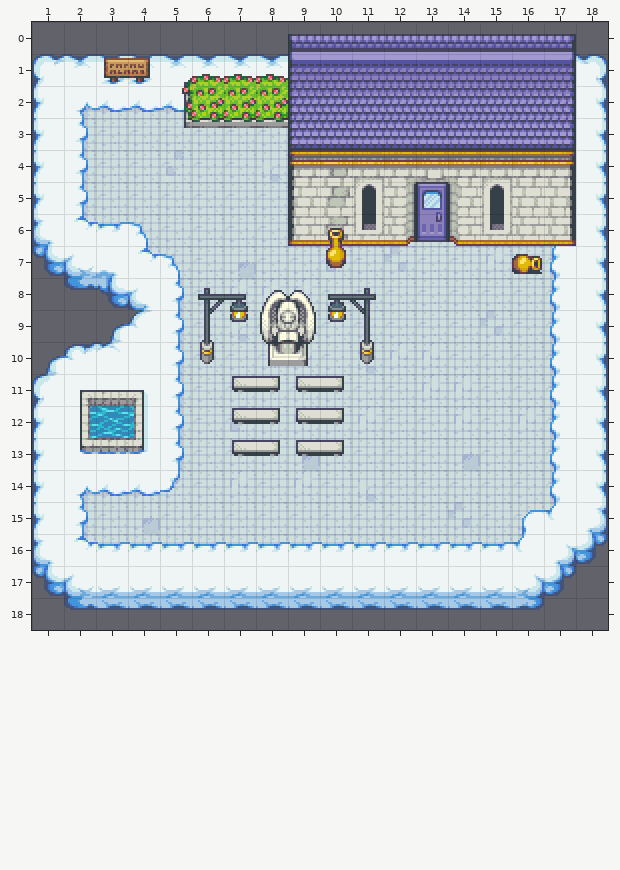
Level history. Tiled map (JSON): apps/kbve.com/public/assets/items/map/cloud_city.json. Above, as it was before the edit.
Cells are 16x16 px. Shown: x 1..18, y 0..18. The old version is drawn lined up with the new one.
After:
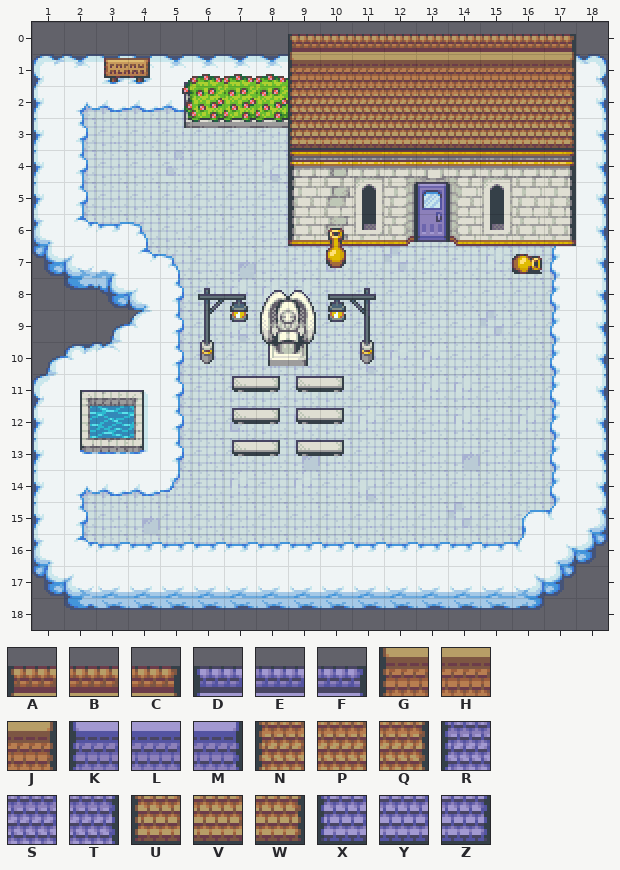
Key: from "Cloud City": A 438, B 439, C 440, D 441, E 442, F 443, G 483, H 484, J 485, K 486, L 487, M 488, N 528, P 529, Q 530, R 531, S 532, T 533, U 573, V 574, W 575, X 576, Y 577, Z 578.
_ is an empty cell.
Difference:
map size 20x20 -> 200x200 cells
Layer "buildings":
y 0: x 9..17 DEEEEEEEF -> ABBBBBBBC
y 1: x 9..17 KLLLLLLLM -> GHHHHHHHJ
y 2: x 9..17 RSSSSSSST -> NPPPPPPPQ
y 3: x 9..17 XYYYYYYYZ -> UVVVVVVVW
Where, in picture pixels (left, top, right, bottom), the same in both pictures:
changed: (290, 34, 574, 148)
